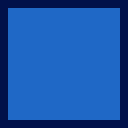
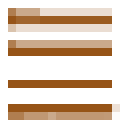
Revision of a layered 128 x 128 image; what changed, layer by layer:
added group "ladder" with 2 layers above "SEA" over [0, 0, 128, 128]
added layer "Earth #1" in group "ladder" over [8, 8, 120, 120]
hid group "SEA" (2 layers) over [0, 0, 128, 128]
